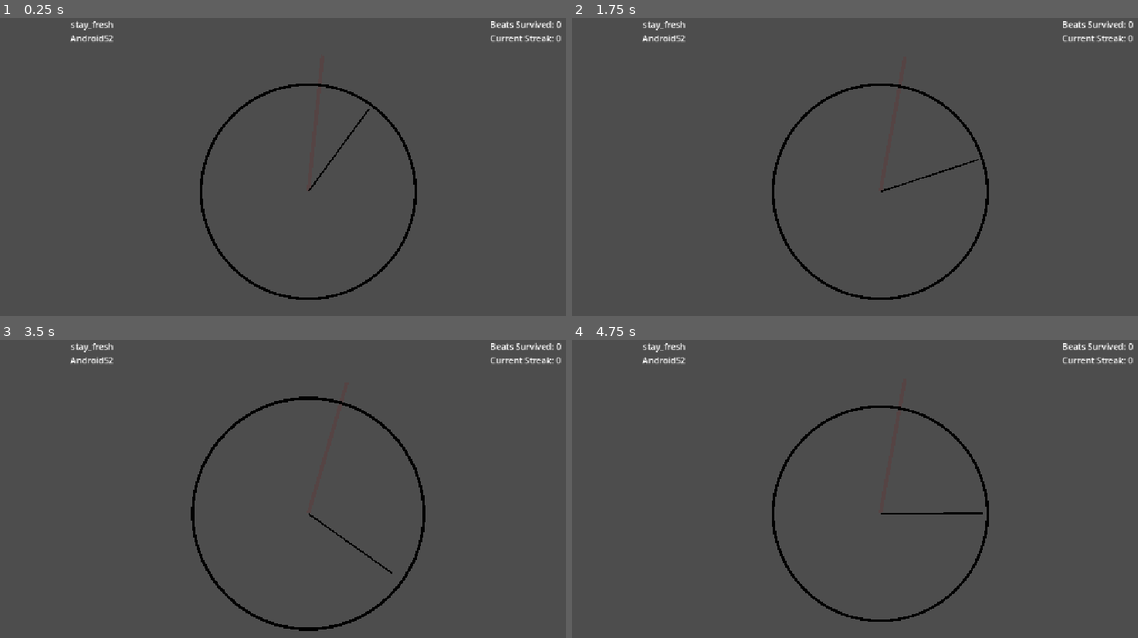
Above: before the commit, frames 1-4 (two rows, left to right).
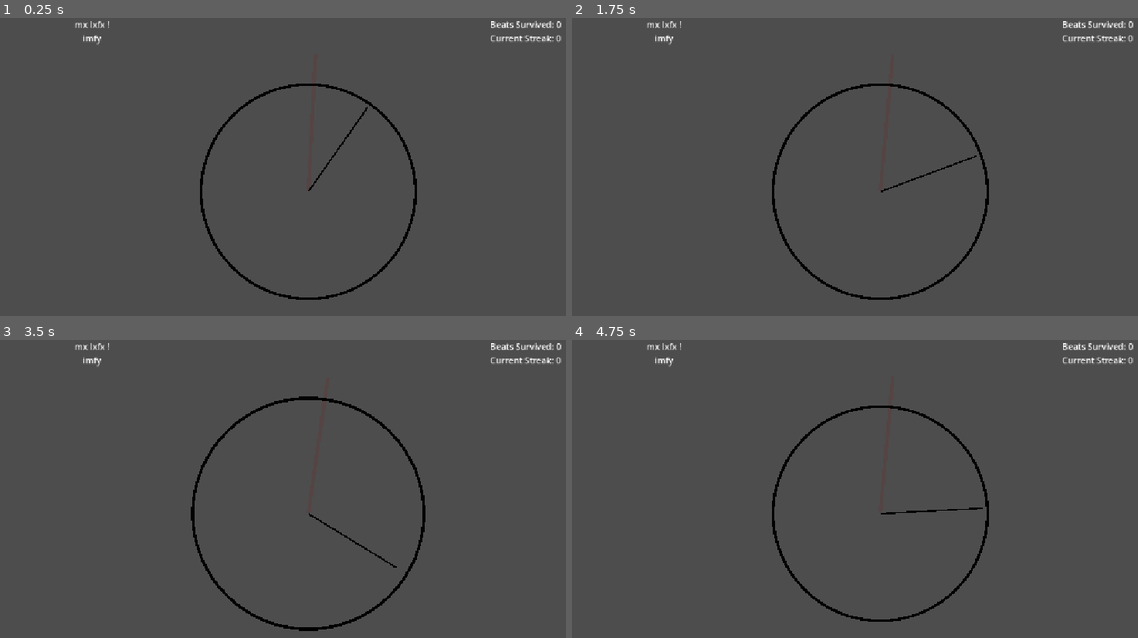
Above: after the commit, the same moments.

Repository: samstokes/jammin
Game: Godot game, scene res://scenes/clock_jam/clock_jam.tscn
Two runs of this game, one before a commit and one after it. Both use one fixed random seed, a clock stepped at 60 frames per second and the inputs below. Sound files missing from this copy of the repository are replaced by a short silence.
Inputs:
- Up to frame 1 (0.25 s): no input
- Up to frame 2 (1.75 s): tap Enter at 0.5 s; tap F (beat_main) at 0.6 s; click "Continue" at 1.25 s
- Up to frame 3 (3.5 s): tap F (beat_main) at 2.1 s; click "Continue" at 2.75 s
- Up to frame 4 (4.75 s): tap F (beat_main) at 3.6 s; click "Continue" at 4.25 s

The runs differ from the first frame. In frame 1, 0.3% of the frame differs, in the area x 12-66%, y 1-57%; in frame 2, 0.4%; in frame 3, 0.4%; in frame 4, 0.4%, in the area x 12-73%, y 1-59%.

Commit message:
add track for mxlxfx, make it default, and bump doom clock so it's winnable

Diff:
--- a/scenes/clock_jam/clock_jam.gd
+++ b/scenes/clock_jam/clock_jam.gd
@@ -34,7 +34,7 @@
 	track_player.beat.connect(_on_beat)
 	track_player.track_ended.connect(_on_game_won)
 
-	var track = PlayableTrackStayFresh.new().track()
+	var track = PlayableTrackMxLxfx.new().track()
 	print("Playing track: %s" % [track.debug_string()])
 	track_player.play_track(track)
 
--- a/scenes/clock_jam/clock_jam.tscn
+++ b/scenes/clock_jam/clock_jam.tscn
@@ -59,7 +59,7 @@
 unique_name_in_owner = true
 
 [node name="ClockDoomHand" parent="GameContainer/CenterContainer/CenterContainer/Control/Clock" unique_id=1770868133 instance=ExtResource("6_8ds76")]
-doom_seconds = 15.0
+doom_seconds = 30.0
 
 [node name="ClockGuitar" parent="GameContainer/CenterContainer/CenterContainer/Control/Clock" unique_id=1683121846 instance=ExtResource("2_gs6we")]
 
--- /dev/null
+++ b/tracks/mx_lxfx/playable_track_mx_lxfx.gd
@@ -0,0 +1,33 @@
+class_name PlayableTrackMxLxfx
+
+func track() -> PlayableTrack:
+	var playable_track = PlayableTrackBuilder.from_registry("mx lxfx !")
+
+	var message_to_spawn = "helloworld"
+
+	# Spawn a bunch of test data notes!
+	# One each other measure for 8 measures, counting down from a to z
+	var next_character_index = 0
+	# Song has a long intro with no beats
+	for measure_index in range(7, 15):
+		var effective_measure_index = measure_index - 7
+
+		for beat_index in range(4):
+			# Song starts on the off beat
+			if effective_measure_index == 0:
+				if beat_index < 2:
+					continue
+
+			var character = message_to_spawn[next_character_index % message_to_spawn.length()]
+			next_character_index += 1
+
+			var spawn_time = PlayableTrackBuilder.BeatTime.new()
+			spawn_time.measure = measure_index
+			spawn_time.beat = beat_index
+
+			var note_time = PlayableTrackBuilder.BeatTime.new()
+			note_time.measure = measure_index + 1
+			note_time.beat = beat_index - 1
+			playable_track.spawn_note(spawn_time, note_time, character)
+
+	return playable_track.build()
Not shown, added: tracks/mx_lxfx/playable_track_mx_lxfx.gd.uid
